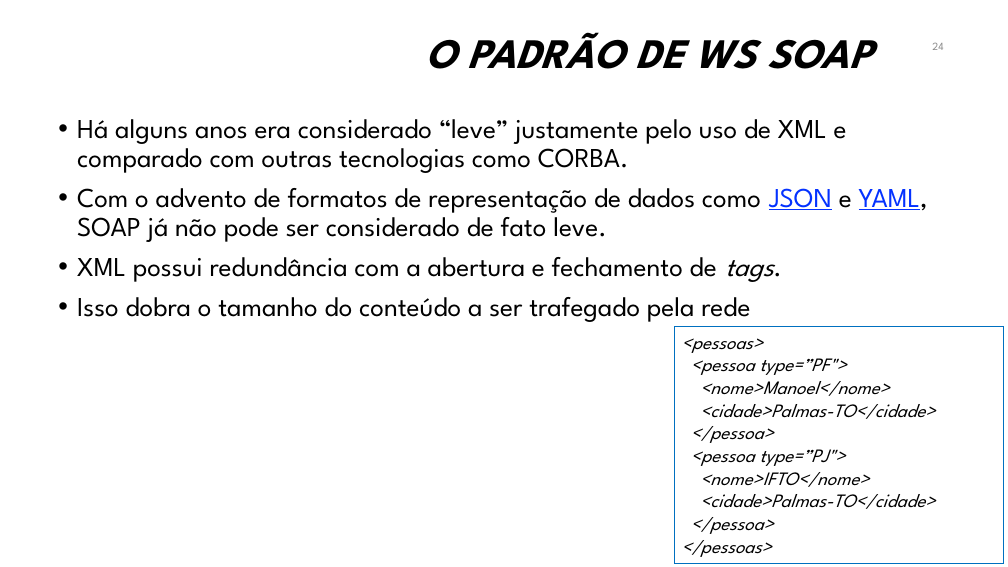
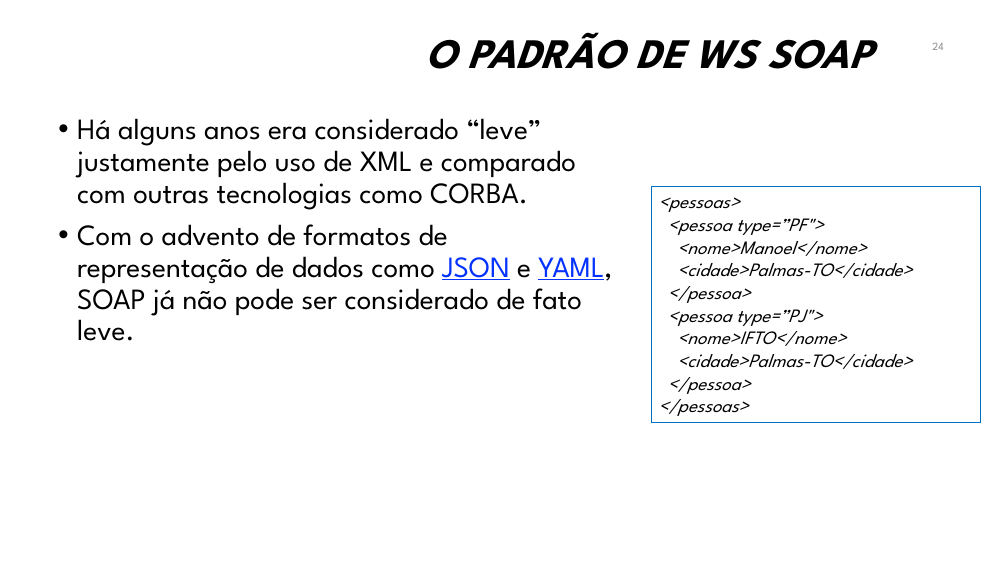
Before and after one commit to manoelcampos/sistemas-distribuidos, a slide deck: slide 24 of projects/08-webservices/webservices.pptx. Drawn at 1008x567 pixels with LibreOffice and Linux fonts; fonts in the diff are those of the drawing; background and template pictures are left out. Boxes give left, top, right and bottom in pixels: in the first picture for what was removed or moved away, otherwise in the second. Text is boxed around its words. In the diff, an @@ line names an element or a change of style, - is before the commit and + after.

```diff
--- a/projects/08-webservices/webservices.pptx
+++ b/projects/08-webservices/webservices.pptx
@@ text "Há alguns anos era considerado ..." at [77,118,612,341]: size 26 to 28 pt @@
@@ rectangle "<pessoas> <pessoa type=”PF"> <nome>Manoel</nome>": place and size @@
-rectangle "<pessoas> <pessoa type=”PF"> <nome>Manoel</nome>" at [675,327,1004,563]
+rectangle "<pessoas> <pessoa type=”PF"> <nome>Manoel</nome>" at [651,186,981,423]
@@ text at [77,257,774,322]: paragraphs removed @@
-• XML possui redundância com a abertura e fechamento de tags.
-• Isso dobra o tamanho do conteúdo a ser trafegado pela rede
```
Also in this commit, not shown: 8 other slides changed, 1 slide added.
